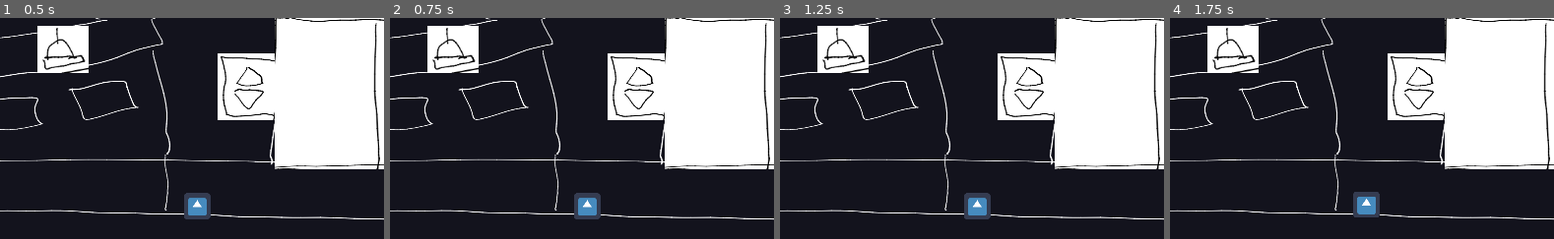
Above: before the commit, frames 1-4 (left to right).
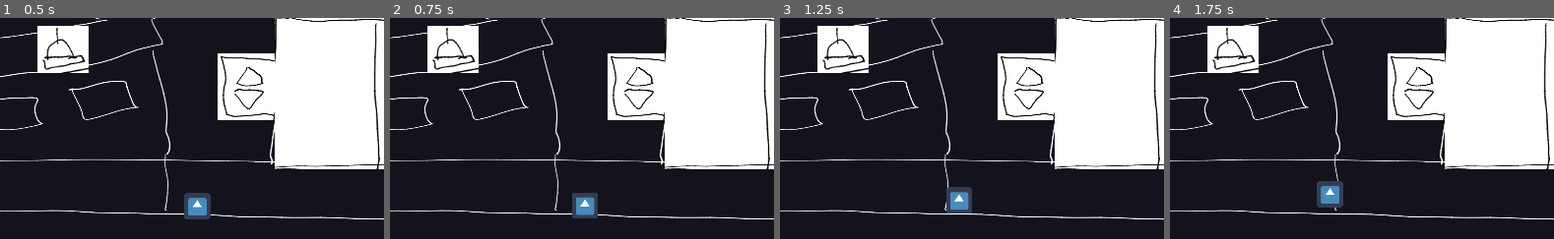
Above: after the commit, the same moments.

Repository: chippmann/dampfmechanische-einstellung
Game: Godot game, scene res://stages/00_Prologue.tscn
The game is run twice, just before and just after one commit, with the same random seed, the same clock (stepped at 60 frames per second) and the same inputs. The engine's default icon, where the game draws it, is replaced by a stand-in: a white triangle on a blue panel in a dark square. Sound files missing from this copy of the repository are replaced by a short silence.
Inputs (mouse positions are % of the whole screen's width and height, from its top left):
- Up to frame 1 (0.5 s): no input
- Up to frame 2 (0.75 s): click (38, 18) at 0.5 s
- Up to frame 3 (1.25 s): no input
- Up to frame 4 (1.75 s): click (26, 57) at 1.25 s
The pictures show only the part of the screen within x 18-68%, y 50-100%; the shares and areas given below are measured in that part.

Frame 1 is identical in both runs. In frame 2, 0.4% of the frame differs, in the area x 47-55%, y 79-92%; in frame 3, 1.4%; in frame 4, 1.6%, in the area x 38-55%, y 73-91%.

Commit message:
Fix bug where wrong action is cancelled

Diff:
--- a/objects/base/IneractableObject.gd
+++ b/objects/base/IneractableObject.gd
@@ -13,7 +13,6 @@
 	PlayerNavigationTarget.connect("player_navigation_cancelled", self, "_on_player_navigation_cancelled")
 
 func on_press() -> void:
-	var mouse_position := get_global_mouse_position()
 	if _is_action_executing(): return
 	print("action start")
 
@@ -24,17 +23,17 @@
 		currently_running_action_instances[action_instance_guid] = action
 		print("Executing action: %s" % action.name)
 
-		if action.audio:
+		if action.playerWalkBeforeAction:
+			PlayerNavigationTarget.emit_signal("new_player_navigation_target", rect_global_position, action_instance_guid)
+			yield(PlayerNavigationTarget, "player_navigation_finished")
+
+		if !_is_current_action_instance_cancelled(action_instance_guid) && action.audio:
 			_audio_stream_player.set_stream(action.audio)
 			_audio_stream_player.play()
 			if action.actionWaitsForAudio:
 				yield(_audio_stream_player, "finished")
 
-		if action.playerWalkBeforeAction:
-			PlayerNavigationTarget.emit_signal("new_player_navigation_target", mouse_position, action_instance_guid)
-			yield(PlayerNavigationTarget, "player_navigation_finished")
-
-		if currently_running_action_instances.has(action_instance_guid):
+		if !_is_current_action_instance_cancelled(action_instance_guid):
 			action.execute_action(action.name)
 			print("Action %s finished" % action.name)
 		else:
@@ -61,3 +60,7 @@
 
 func _is_action_executing() -> bool:
 	return !currently_running_action_instances.empty()
+
+
+func _is_current_action_instance_cancelled(action_instance_guid: String) -> bool:
+	return !currently_running_action_instances.has(action_instance_guid)
--- a/objects/player/Player.gd
+++ b/objects/player/Player.gd
@@ -26,9 +26,10 @@
 	_velocity = move_and_slide(_velocity)
 
 func _on_new_player_target(new_target: Vector2, action_instance_guid: String) -> void:
+	if !$NavigationAgent2D.is_navigation_finished():
+		PlayerNavigationTarget.emit_signal("player_navigation_cancelled", _current_action_instance_guid)
+
 	_current_action_instance_guid = action_instance_guid
-	if !$NavigationAgent2D.is_navigation_finished():
-		PlayerNavigationTarget.emit_signal("player_navigation_cancelled", action_instance_guid)
 
 	var adjusted_target := new_target
 	if new_target.x > global_position.x:
